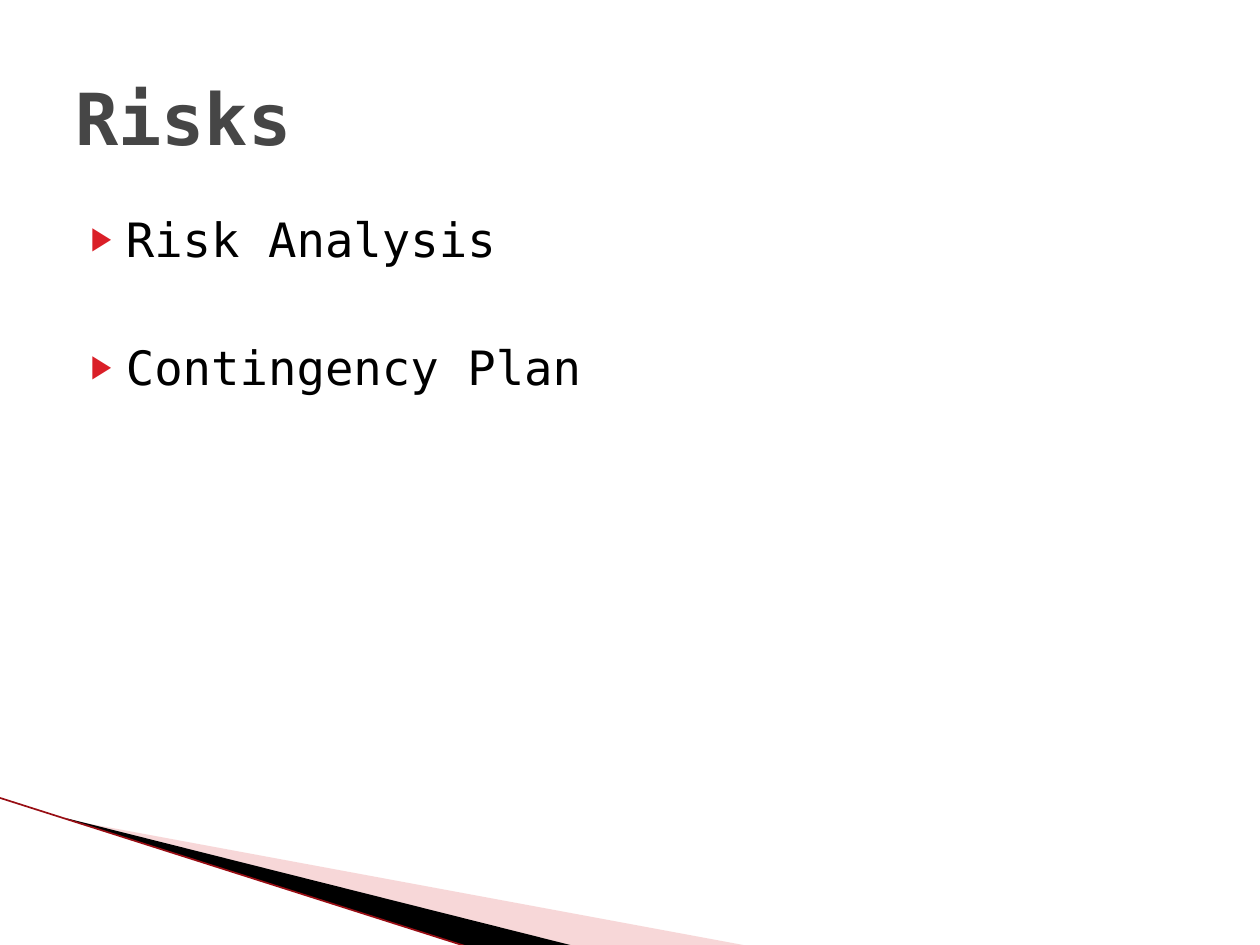
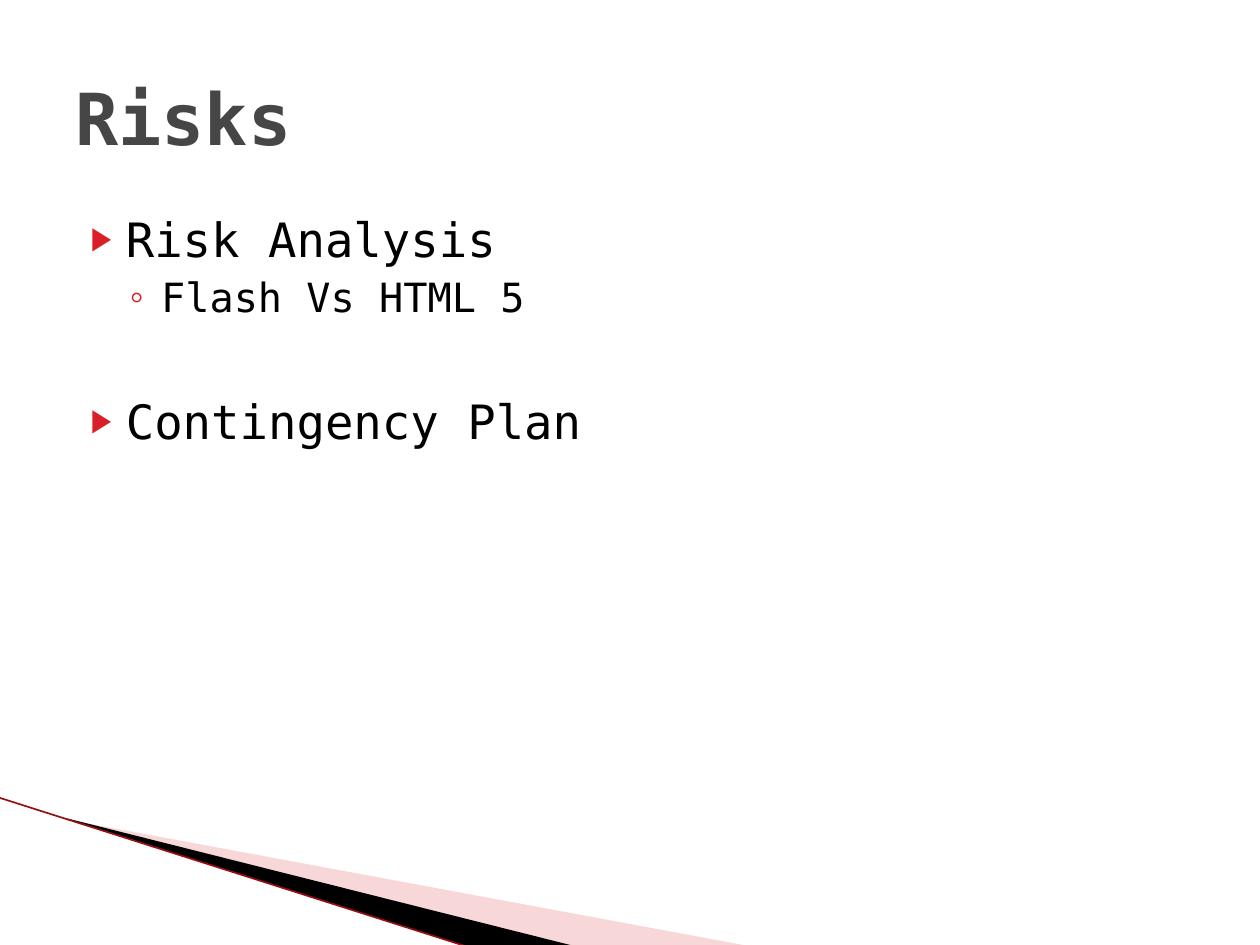
Before and after one commit to GardropFuat/VTP, a slide deck: slide 8 of Documents/VTP.pptx. Drawn at 1260x945 pixels with LibreOffice and Linux fonts; fonts in the diff are those of the drawing; background and template pictures are left out. Boxes give left, top, right and bottom in pixels: in the first picture for what was removed or moved away, otherwise in the second. Text is boxed around its words. In the diff, an @@ line names an element or a change of style, - is before the commit and + after.

```diff
--- a/Documents/VTP.pptx
+++ b/Documents/VTP.pptx
@@ text at (161, 281, 524, 313): paragraph added @@
+  ◦ Flash Vs HTML 5
```
Also in this commit, not shown: 3 other slides changed, 3 slides added, 1 slide removed, 9 other files.
